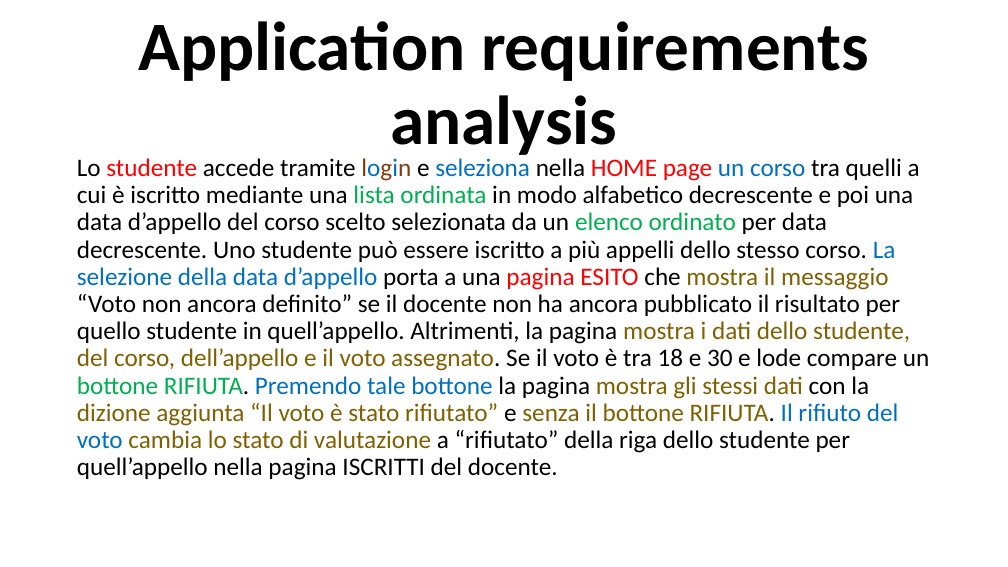
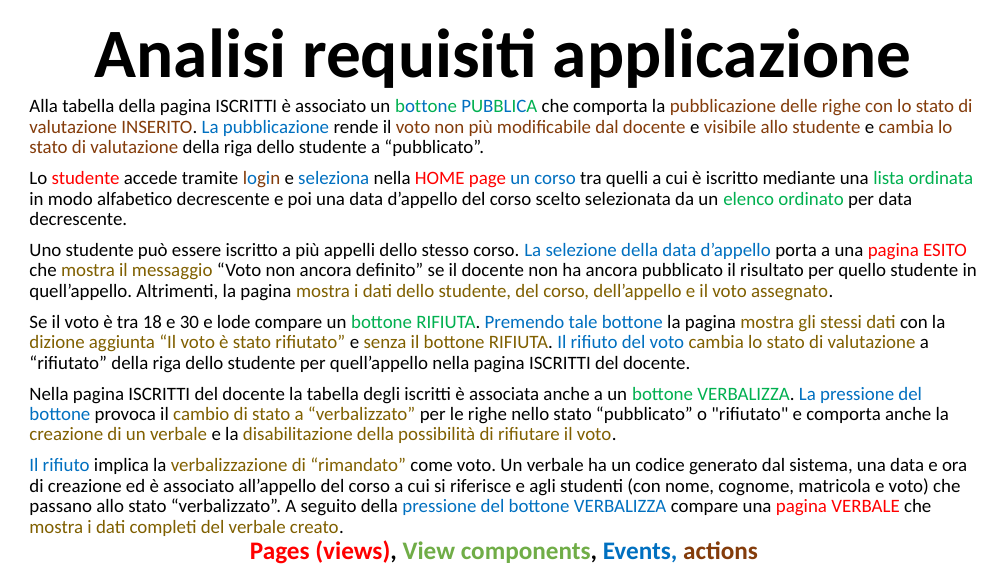
Before and after one commit to LucaTosetti01/ProgettoTIW, a slide deck: slide 14 of PresentazioneProgetto.pptx (slide 15 before the commit). Drawn at 1008x567 pixels with LibreOffice and Linux fonts; fonts in the diff are those of the drawing. Boxes give left, top, right and bottom in pixels: in the first picture for what was removed or moved away, otherwise in the second. Text is boxed around its words. In the diff, an @@ line names an element or a change of style, - is before the commit and + after.

```diff
--- a/PresentazioneProgetto.pptx
+++ b/PresentazioneProgetto.pptx
@@ title added at (95,28,912,88), 66 pt, text #000000, bold @@
+Analisi requisiti applicazione
@@ title removed at (138,21,869,162) @@
-Application requirements analysis
@@ text at (29,99,977,536): text changed; size 24 to 18 pt @@
-Lo studente accede tramite login e seleziona nella HOME page un corso tra quelli a cui è iscritto mediante una lista ordinata in modo alfabetico decrescente e poi una data d’appello del corso scelto selezionata da un elenco ordinato per data decrescente. Uno studente può essere iscritto a più appelli dello stesso corso. La selezione della data d’appello porta a una pagina ESITO che mostra il messaggio “Voto non ancora definito” se il docente non ha ancora pubblicato il risultato per quello studente in quell’appello. Altrimenti, la pagina mostra i dati dello studente, del corso, dell’appello e il voto assegnato. Se il voto è tra 18 e 30 e lode compare un bottone RIFIUTA. Premendo tale bottone la pagina mostra gli stessi dati con la dizione aggiunta “Il voto è stato rifiutato” e senza il bottone RIFIUTA. Il rifiuto del voto cambia lo stato di valutazione a “rifiutato” della riga dello studente per quell’appello nella pagina ISCRITTI del docente.
+Alla tabella della pagina ISCRITTI è associato un bottone PUBBLICA che comporta la pubblicazione delle righe con lo stato di valutazione INSERITO. La pubblicazione rende il voto non più modificabile dal docente e visibile allo studente e cambia lo stato di valutazione della riga dello studente a “pubblicato”.
+Lo studente accede tramite login e seleziona nella HOME page un corso tra quelli a cui è iscritto mediante una lista ordinata in modo alfabetico decrescente e poi una data d’appello del corso scelto selezionata da un elenco ordinato per data decrescente.
+Uno studente può essere iscritto a più appelli dello stesso corso. La selezione della data d’appello porta a una pagina ESITO che mostra il messaggio “Voto non ancora definito” se il docente non ha ancora pubblicato il risultato per quello studente in quell’appello. Altrimenti, la pagina mostra i dati dello studente, del corso, dell’appello e il voto assegnato.
+Se il voto è tra 18 e 30 e lode compare un bottone RIFIUTA. Premendo tale bottone la pagina mostra gli stessi dati con la dizione aggiunta “Il voto è stato rifiutato” e senza il bottone RIFIUTA. Il rifiuto del voto cambia lo stato di valutazione a “rifiutato” della riga dello studente per quell’appello nella pagina ISCRITTI del docente.
+Nella pagina ISCRITTI del docente la tabella degli iscritti è associata anche a un bottone VERBALIZZA. La pressione del bottone provoca il cambio di stato a “verbalizzato” per le righe nello stato “pubblicato” o "rifiutato" e comporta anche la creazione di un verbale e la disabilitazione della possibilità di rifiutare il voto.
+Il rifiuto implica la verbalizzazione di “rimandato” come voto. Un verbale ha un codice generato dal sistema, una data e ora di creazione ed è associato all’appello del corso a cui si riferisce e agli studenti (con nome, cognome, matricola e voto) che passano allo stato “verbalizzato”. A seguito della pressione del bottone VERBALIZZA compare una pagina VERBALE che mostra i dati completi del verbale creato.
@@ text added at (250,540,758,564), 24 pt, text #70AD47, bold @@
+Pages (views), View components, Events, actions
```
Also in this commit, not shown: 6 other slides changed, 16 slides added, 4 slides removed, 28 other files.
